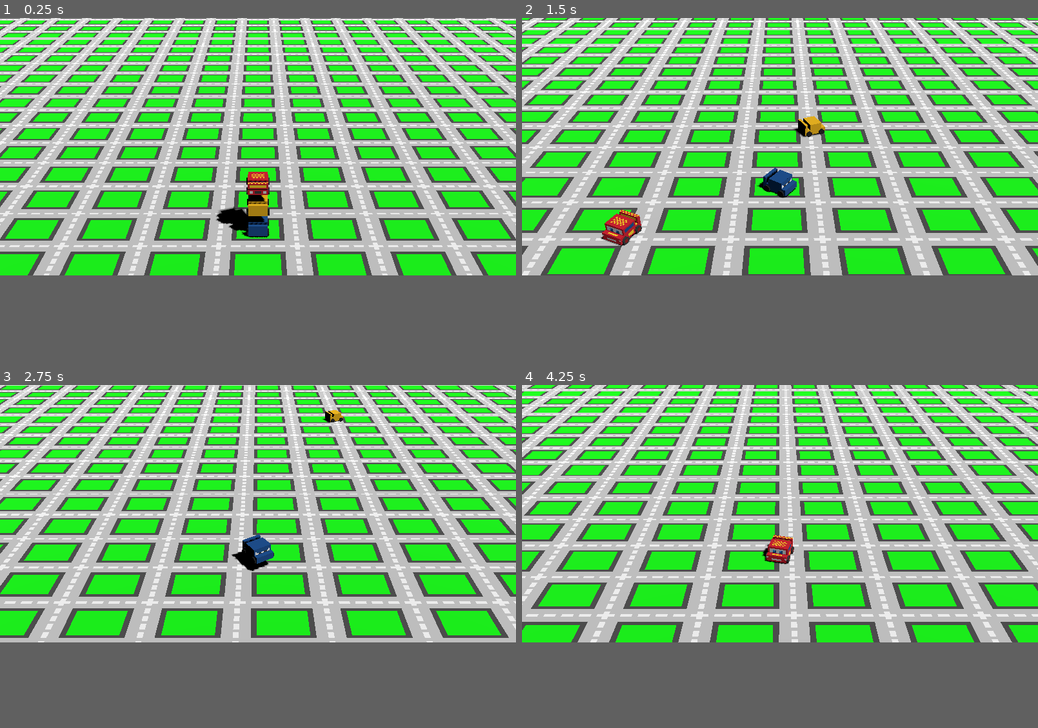
Above: before the commit, frames 1-4 (two rows, left to right).
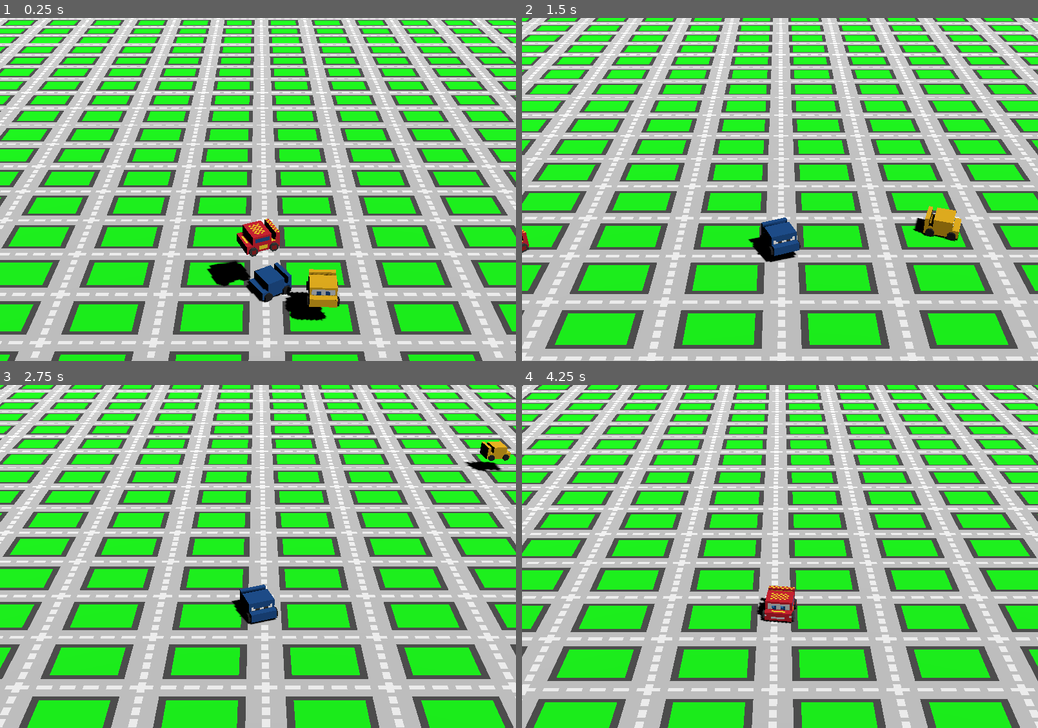
Above: after the commit, the same moments.

Repository: KYOHEI-ABC/CARS
Game: Godot game, scene res://main.tscn
Two runs of this game, one before a commit and one after it. Both use one fixed random seed, a clock stepped at 60 frames per second and the inputs below.
Inputs:
- Up to frame 1 (0.25 s): no input
- Up to frame 2 (1.5 s): tap Enter at 0.5, 1.35 s; hold D 0.53-1.28 s; tap Shift at 0.6 s; tap Space at 0.77 s; hold S from 1.28 s (still down)
- Up to frame 3 (2.75 s): tap Space at 1.52 s; release S at 2.03 s; hold D from 2.03 s (still down); tap Shift at 2.1 s
- Up to frame 4 (4.25 s): release D at 2.78 s; hold W 2.78-3.53 s; tap Enter at 2.85 s; tap Space at 3.02, 3.77 s; hold A from 3.53 s (still down); tap Shift at 3.6 s
In our replay, the window is 800x400 before the commit and 800x533 after it. These sizes can differ from the game's own. Grey fills any space a smaller window leaves; there, only what the larger window draws over its background counts as a difference.

The runs differ from the first frame. In frame 1, 63% of the frame differs, in the area x 0-100%, y 0-100%; in frame 2, 69%; in frame 3, 66%; in frame 4, 69%.

Commit message:
Add random impulse to bodies on scene load for enhanced dynamics

Diff:
--- a/main.tscn
+++ b/main.tscn
@@ -21,6 +21,16 @@
 [sub_resource type="BoxShape3D" id="BoxShape3D_lquwl"]
 size = Vector3(64, 64, 4)
 
+[sub_resource type="BoxShape3D" id="BoxShape3D_7mycd"]
+size = Vector3(32, 8, 64)
+
+[sub_resource type="StandardMaterial3D" id="StandardMaterial3D_272bh"]
+albedo_color = Color(0.5, 0.5, 0.5, 1)
+
+[sub_resource type="BoxMesh" id="BoxMesh_5vw27"]
+material = SubResource("StandardMaterial3D_272bh")
+size = Vector3(32, 8, 64)
+
 [node name="Main" type="Node" node_paths=PackedStringArray("camera", "models_node")]
 script = ExtResource("1_ig7tw")
 camera = NodePath("Environment/Camera3D")
@@ -39,19 +49,30 @@
 
 [node name="CollisionShape3D2" type="CollisionShape3D" parent="Environment/StaticBody3D"]
 transform = Transform3D(1, 0, 0, 0, 1, 0, 0, 0, 1, 0, 0, 32)
+visible = false
 shape = SubResource("BoxShape3D_lquwl")
 
 [node name="CollisionShape3D3" type="CollisionShape3D" parent="Environment/StaticBody3D"]
 transform = Transform3D(1, 0, 0, 0, 1, 0, 0, 0, 1, 0, 0, -32)
+visible = false
 shape = SubResource("BoxShape3D_lquwl")
 
 [node name="CollisionShape3D4" type="CollisionShape3D" parent="Environment/StaticBody3D"]
 transform = Transform3D(-4.37114e-08, 0, 1, 0, 1, 0, -1, 0, -4.37114e-08, 32, 0, 0)
+visible = false
 shape = SubResource("BoxShape3D_lquwl")
 
 [node name="CollisionShape3D5" type="CollisionShape3D" parent="Environment/StaticBody3D"]
 transform = Transform3D(-4.37114e-08, 0, 1, 0, 1, 0, -1, 0, -4.37114e-08, -32, 0, 0)
+visible = false
 shape = SubResource("BoxShape3D_lquwl")
+
+[node name="CollisionShape3D6" type="CollisionShape3D" parent="Environment/StaticBody3D"]
+transform = Transform3D(0.866025, -0.5, 0, 0.5, 0.866025, 0, 0, 0, 1, 24, 0, -24)
+shape = SubResource("BoxShape3D_7mycd")
+
+[node name="MeshInstance3D" type="MeshInstance3D" parent="Environment/StaticBody3D/CollisionShape3D6"]
+mesh = SubResource("BoxMesh_5vw27")
 
 [node name="Camera3D" type="Camera3D" parent="Environment"]
 transform = Transform3D(1, 0, 0, 0, 0.866025, 0.5, 0, -0.5, 0.866025, 0, 10, 15)
--- a/project.godot
+++ b/project.godot
@@ -16,6 +16,6 @@
 
 [display]
 
-window/size/viewport_width=1280
-window/size/viewport_height=640
+window/size/viewport_width=1500
+window/size/viewport_height=1000
 window/stretch/mode="viewport"
--- a/scripts/main.gd
+++ b/scripts/main.gd
@@ -21,6 +21,14 @@
 		add_child(body)
 		body.visible = false
 		pairs.append({"body": body, "model": model})
+
+	for pair in pairs:
+		var random_direction = Vector3(
+			randf_range(-1.0, 1.0),
+			0,
+			randf_range(-1.0, 1.0)
+		).normalized()
+		pair.body.apply_central_impulse(random_direction * 8)
 
 func _process(_delta: float) -> void:
 	camera.position = pairs[target_index].body.position + camera_offset
Not shown: 1 places in main.tscn that only renumber resources
